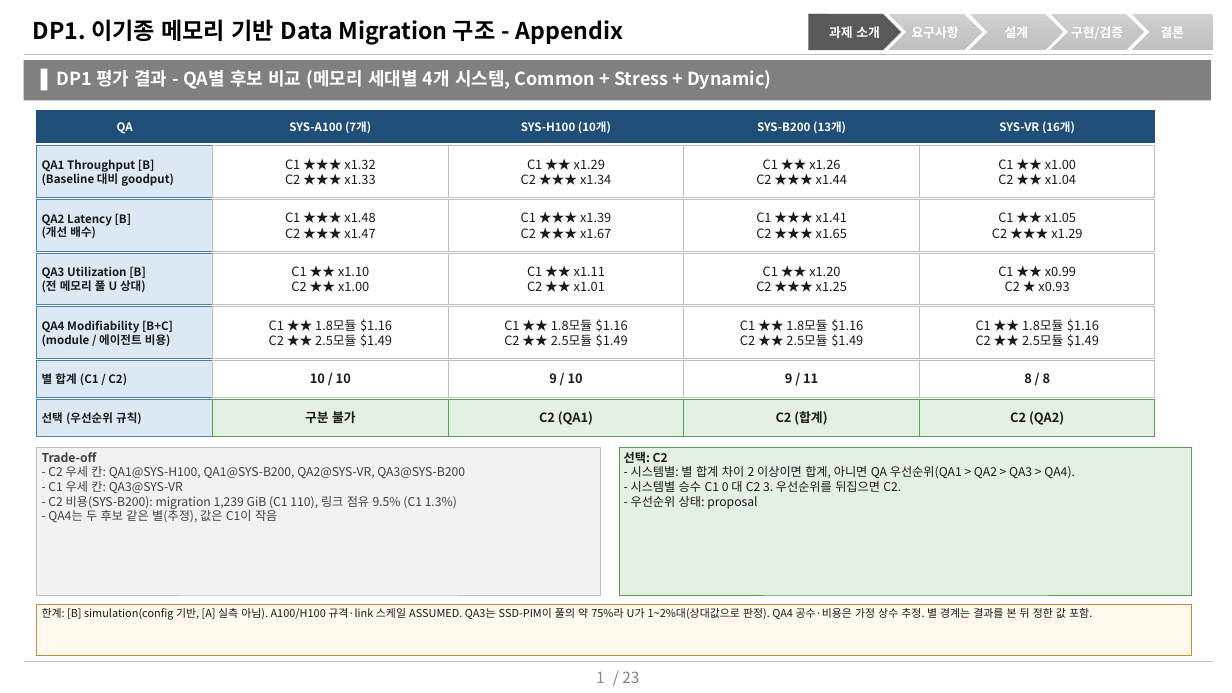
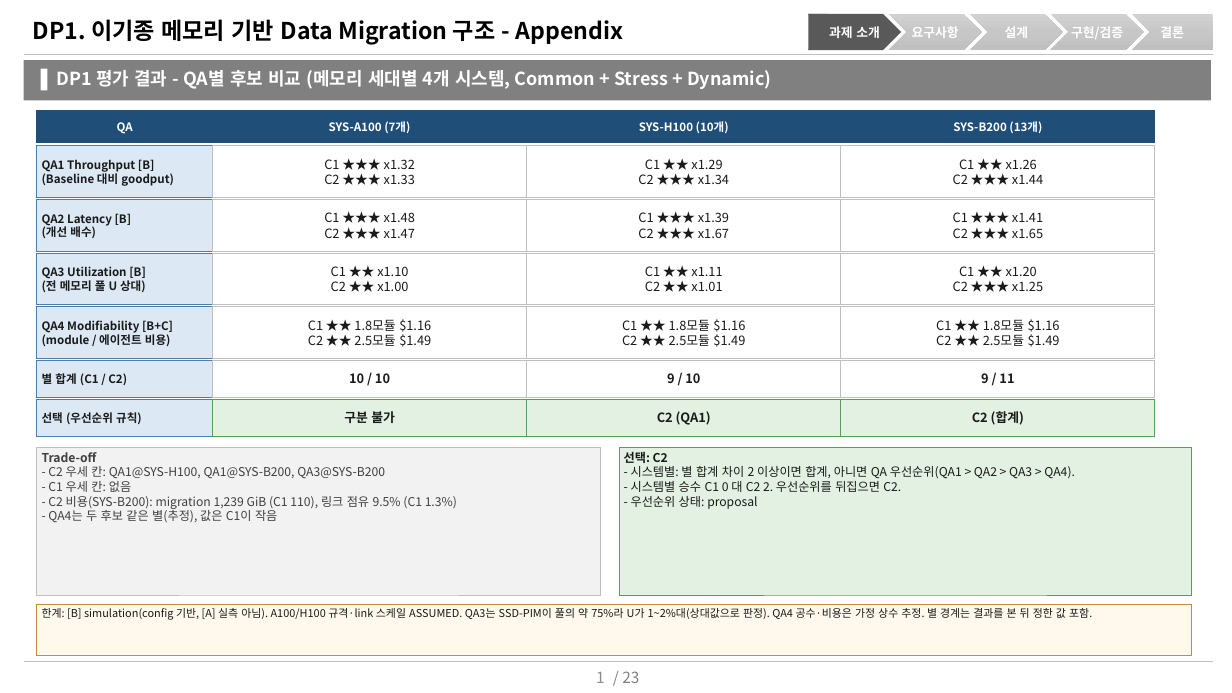
Before and after one commit to mkim0628/vllm, a slide deck: slide 1 of doc-mk/DP1/DP1-appendix-qa-result.pptx. Drawn at 1232x693 pixels with LibreOffice and Linux fonts; fonts in the diff are those of the drawing. Boxes give left, top, right and bottom in pixels: in the first picture for what was removed or moved away, otherwise in the second. Text is boxed around its words. In the diff, an @@ line names an element or a change of style, - is before the commit and + after.

```diff
--- a/doc-mk/DP1/DP1-appendix-qa-result.pptx
+++ b/doc-mk/DP1/DP1-appendix-qa-result.pptx
@@ rectangle "SYS-A100 (7개)": place and size @@
-rectangle "SYS-A100 (7개)" at (213,111,448,142)
+rectangle "SYS-A100 (7개)" at (213,111,527,142)
@@ rectangle "SYS-H100 (10개)": place and size @@
-rectangle "SYS-H100 (10개)" at (448,111,684,142)
+rectangle "SYS-H100 (10개)" at (527,111,841,142)
@@ rectangle "SYS-B200 (13개)": place and size @@
-rectangle "SYS-B200 (13개)" at (684,111,920,142)
+rectangle "SYS-B200 (13개)" at (841,111,1155,142)
@@ rectangle removed at (920,111,1155,142) @@
-SYS-VR (16개)
@@ rectangle "C1 ★★★ x1.32": place and size @@
-rectangle "C1 ★★★ x1.32" at (213,146,448,198)
+rectangle "C1 ★★★ x1.32" at (213,146,527,198)
@@ rectangle "C1 ★★ x1.29": place and size @@
-rectangle "C1 ★★ x1.29" at (448,146,684,198)
+rectangle "C1 ★★ x1.29" at (527,146,841,198)
@@ rectangle "C1 ★★ x1.26": place and size @@
-rectangle "C1 ★★ x1.26" at (684,146,920,198)
+rectangle "C1 ★★ x1.26" at (841,146,1155,198)
@@ rectangle removed at (920,146,1155,198) @@
-C1 ★★ x1.00
-C2 ★★ x1.04
@@ rectangle "C1 ★★★ x1.48": place and size @@
-rectangle "C1 ★★★ x1.48" at (213,200,448,251)
+rectangle "C1 ★★★ x1.48" at (213,200,527,251)
@@ rectangle "C1 ★★★ x1.39": place and size @@
-rectangle "C1 ★★★ x1.39" at (448,200,684,251)
+rectangle "C1 ★★★ x1.39" at (527,200,841,251)
@@ rectangle "C1 ★★★ x1.41": place and size @@
-rectangle "C1 ★★★ x1.41" at (684,200,920,251)
+rectangle "C1 ★★★ x1.41" at (841,200,1155,251)
@@ rectangle removed at (920,200,1155,251) @@
-C1 ★★ x1.05
-C2 ★★★ x1.29
@@ rectangle "C1 ★★ x1.10": place and size @@
-rectangle "C1 ★★ x1.10" at (213,253,448,305)
+rectangle "C1 ★★ x1.10" at (213,253,527,305)
@@ rectangle "C1 ★★ x1.11": place and size @@
-rectangle "C1 ★★ x1.11" at (448,253,684,305)
+rectangle "C1 ★★ x1.11" at (527,253,841,305)
@@ rectangle "C1 ★★ x1.20": place and size @@
-rectangle "C1 ★★ x1.20" at (684,253,920,305)
+rectangle "C1 ★★ x1.20" at (841,253,1155,305)
@@ rectangle removed at (920,253,1155,305) @@
-C1 ★★ x0.99
-C2 ★ x0.93
@@ rectangle "C1 ★★ 1.8모듈 $1.16": place and size @@
-rectangle "C1 ★★ 1.8모듈 $1.16" at (213,307,448,359)
+rectangle "C1 ★★ 1.8모듈 $1.16" at (213,307,527,359)
@@ rectangle "C1 ★★ 1.8모듈 $1.16": place and size @@
-rectangle "C1 ★★ 1.8모듈 $1.16" at (448,307,684,359)
+rectangle "C1 ★★ 1.8모듈 $1.16" at (527,307,841,359)
@@ rectangle removed at (684,307,920,359) @@
-C1 ★★ 1.8모듈 $1.16
-C2 ★★ 2.5모듈 $1.49
@@ rectangle "C1 ★★ 1.8모듈 $1.16": place and size @@
-rectangle "C1 ★★ 1.8모듈 $1.16" at (920,307,1155,359)
+rectangle "C1 ★★ 1.8모듈 $1.16" at (841,307,1155,359)
@@ rectangle "10 / 10": place and size @@
-rectangle "10 / 10" at (213,360,448,397)
+rectangle "10 / 10" at (213,360,527,397)
@@ rectangle "9 / 10": place and size @@
-rectangle "9 / 10" at (448,360,684,397)
+rectangle "9 / 10" at (527,360,841,397)
@@ rectangle "9 / 11": place and size @@
-rectangle "9 / 11" at (684,360,920,397)
+rectangle "9 / 11" at (841,360,1155,397)
@@ rectangle removed at (920,360,1155,397) @@
-8 / 8
@@ rectangle "구분 불가": place and size @@
-rectangle "구분 불가" at (213,399,448,436)
+rectangle "구분 불가" at (213,399,527,436)
@@ rectangle "C2 (QA1)": place and size @@
-rectangle "C2 (QA1)" at (448,399,684,436)
+rectangle "C2 (QA1)" at (527,399,841,436)
@@ rectangle "C2 (합계)": place and size @@
-rectangle "C2 (합계)" at (684,399,920,436)
+rectangle "C2 (합계)" at (841,399,1155,436)
@@ rectangle removed at (920,399,1155,436) @@
-C2 (QA2)
@@ text in rectangle at (48,466,385,492): text changed @@
-- C2 우세 칸: QA1@SYS-H100, QA1@SYS-B200, QA2@SYS-VR, QA3@SYS-B200
-- C1 우세 칸: QA3@SYS-VR
+- C2 우세 칸: QA1@SYS-H100, QA1@SYS-B200, QA3@SYS-B200
+- C1 우세 칸: 없음
@@ text in rectangle at (631,481,901,492): text changed @@
-- 시스템별 승수 C1 0 대 C2 3. 우선순위를 뒤집으면 C2.
+- 시스템별 승수 C1 0 대 C2 2. 우선순위를 뒤집으면 C2.
```
Also in this commit, not shown: 5 other files.
